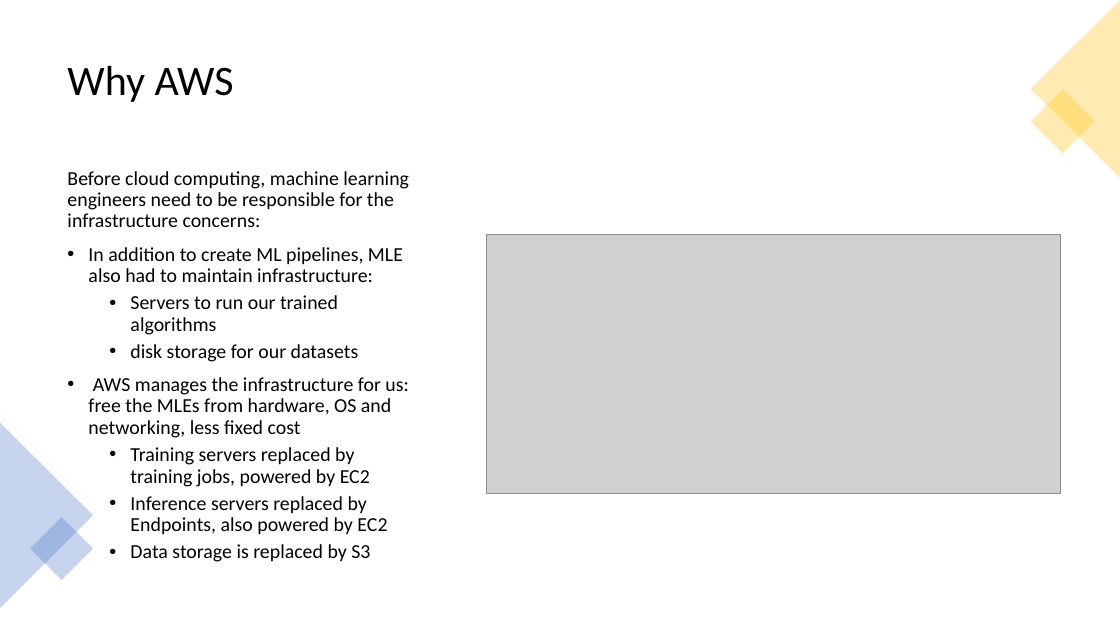
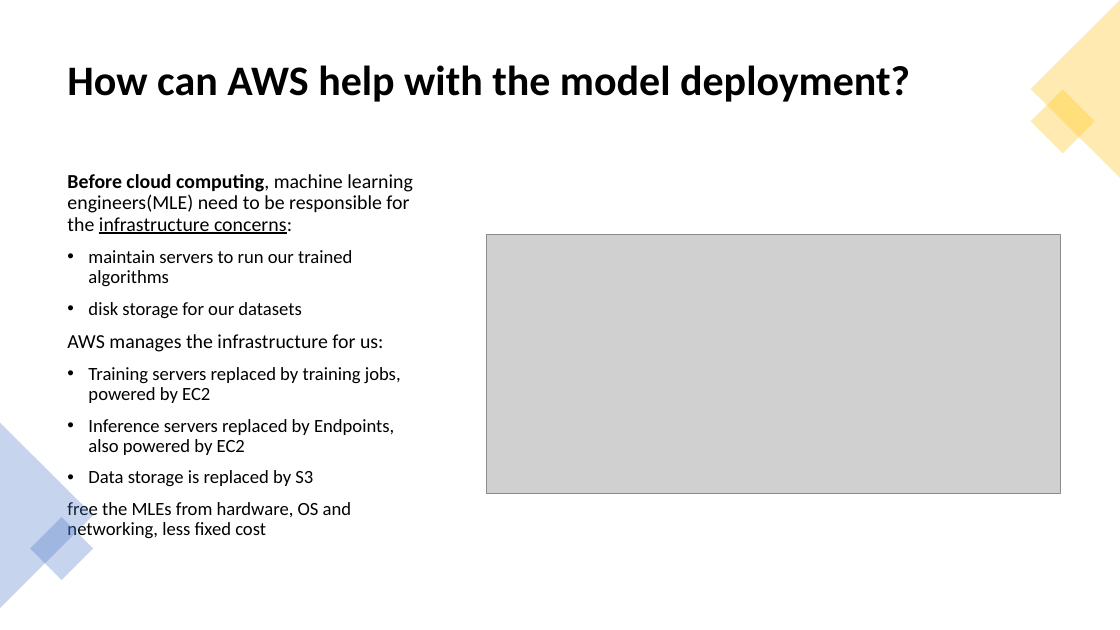
Before and after one commit to shaunkhoo/cloud-foundations, a slide deck: slide 3 of session9/cloud-foundations-sagemaker.pptx. Drawn at 1120x630 pixels with LibreOffice and Linux fonts; fonts in the diff are those of the drawing; grey boxes stand for pictures. Boxes give left, top, right and bottom in pixels: in the first picture for what was removed or moved away, otherwise in the second. Text is boxed around its words. In the diff, an @@ line names an element or a change of style, - is before the commit and + after.

Commit message:
Upload data

```diff
--- a/session9/cloud-foundations-sagemaker.pptx
+++ b/session9/cloud-foundations-sagemaker.pptx
@@ title at (x1=67, y1=65, x2=910, y2=102): text changed; bold on @@
-Why AWS
+How can AWS help with the model deployment?
@@ text at (x1=67, y1=174, x2=413, y2=287): text changed @@
-Before cloud computing, machine learning engineers need to be responsible for the infrastructure concerns:
-• In addition to create ML pipelines, MLE also had to maintain infrastructure:
-  • Servers to run our trained algorithms
+Before cloud computing, machine learning engineers(MLE) need to be responsible for the infrastructure concerns:
+• maintain servers to run our trained algorithms
@@ text at (x1=88, y1=302, x2=401, y2=487): size 17 to 16 pt in "disk storage for our datasets", "Training servers replaced by training jobs, powered ...", "Inference servers replaced by Endpoints, also powered ...", "Data storage is replaced by S3"; list level 2 to 1 in "disk storage for our datasets"; list level 2 to 1 in "Training servers replaced by training ..."; list level 2 to 1 in "Inference servers replaced by Endpoints, ..."; list level 2 to 1 in "Data storage is replaced by ..." @@
@@ text at (x1=67, y1=334, x2=383, y2=352): text changed @@
-• AWS manages the infrastructure for us: free the MLEs from hardware, OS and networking, less fixed cost
+AWS manages the infrastructure for us:
@@ text at (x1=67, y1=500, x2=351, y2=541): paragraph added @@
+free the MLEs from hardware, OS and networking, less fixed cost
```
Also in this commit, not shown: 12 other slides changed, 3 slides added, 4 slides removed, 3 other files.
